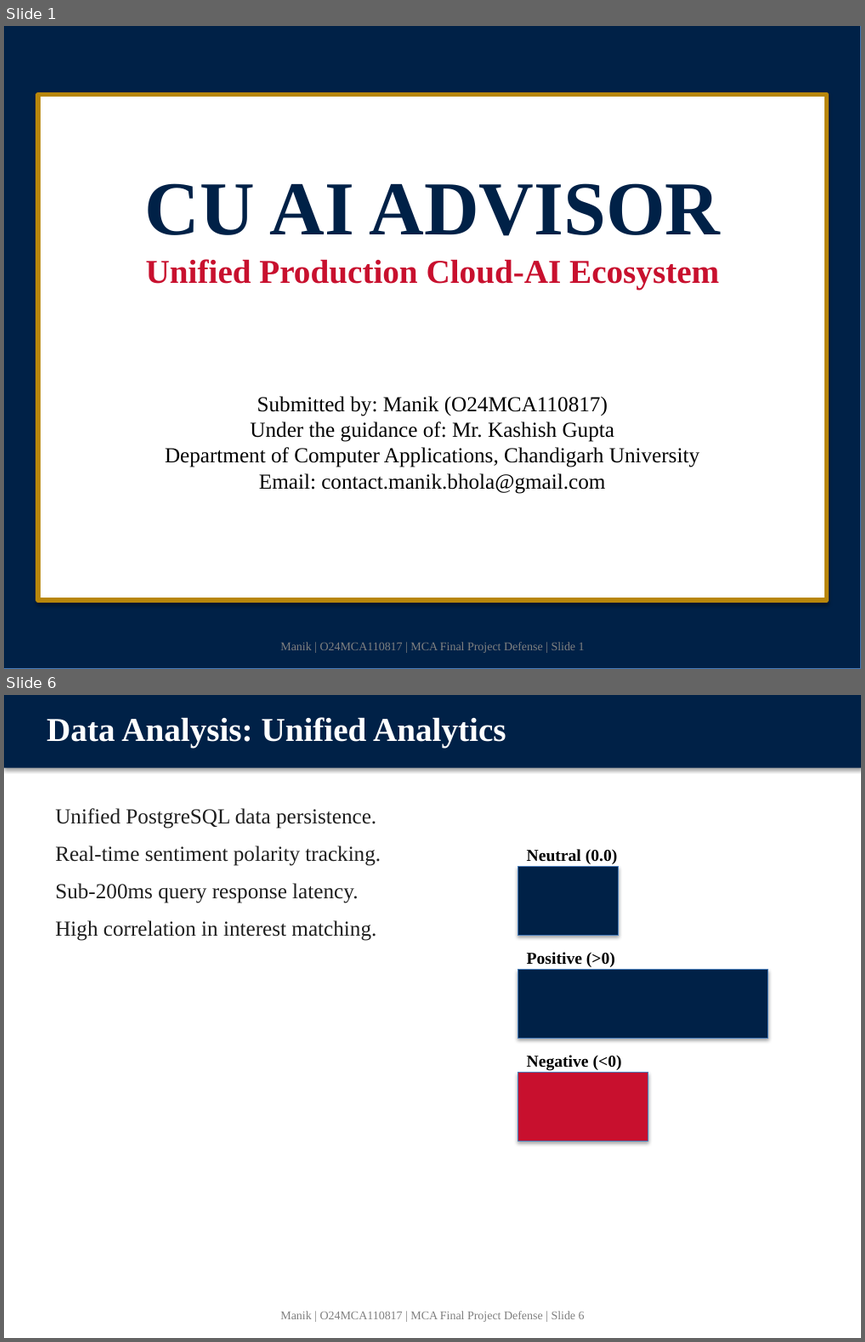
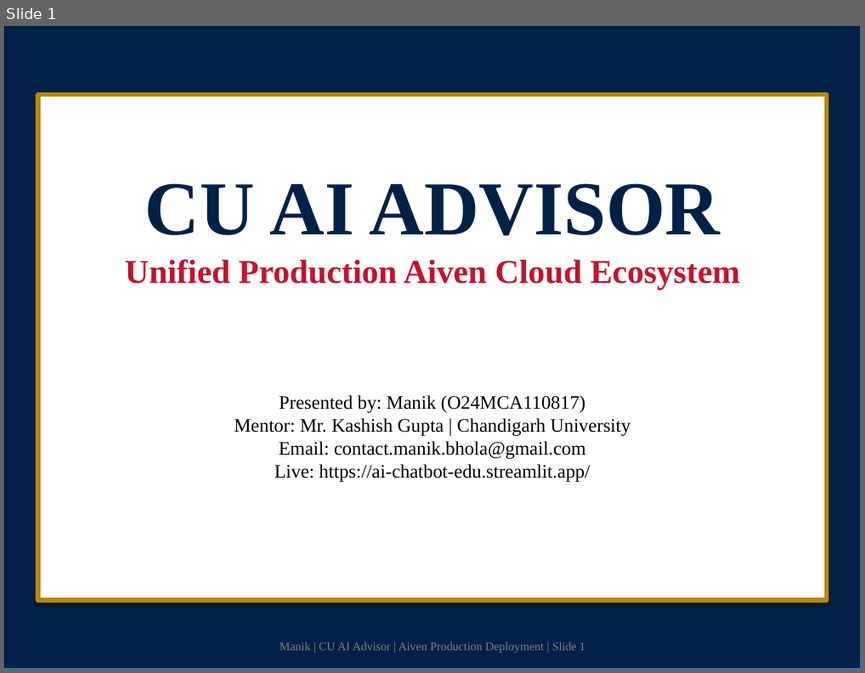
Before and after one commit to manikbholaji/ai-chatbot, a slide deck: CU_AI_Advisor_FINAL_MASTER.pptx. Shown one above the other, each under a label of ours: slides 1 and 6 before the commit, slide 1 after it; the slides between them are not shown. The pictures are 865x1342 and 865x673 pixels, drawn with LibreOffice and Linux fonts; fonts in the diff are those of the drawing. Boxes give left, top, right and bottom in pixels: in the first picture for what was removed or moved away, otherwise in the second. Text is boxed around its words. In the diff, an @@ line names an element or a change of style, - is before the commit and + after.

Commit message:
docs: finalize all deliverables with unified production architecture and Aiven cloud deployment details

```diff
--- a/CU_AI_Advisor_FINAL_MASTER.pptx
+++ b/CU_AI_Advisor_FINAL_MASTER.pptx
@@ slide 6 removed at bbox=[4, 695, 861, 1338], background #FFFFFF @@
@@ rectangle removed at bbox=[4, 695, 861, 768] @@
@@ text removed at bbox=[46, 717, 506, 747] @@
-Data Analysis: Unified Analytics
@@ text removed at bbox=[55, 808, 381, 941] @@
-Unified PostgreSQL data persistence.
-Real-time sentiment polarity tracking.
-Sub-200ms query response latency.
-High correlation in interest matching.
@@ rectangle removed at bbox=[518, 867, 619, 935] @@
@@ text removed at bbox=[527, 849, 618, 864] @@
-Neutral (0.0)
@@ rectangle removed at bbox=[518, 970, 768, 1038] @@
@@ text removed at bbox=[527, 952, 615, 967] @@
-Positive (>0)
@@ rectangle removed at bbox=[518, 1072, 648, 1140] @@
@@ text removed at bbox=[527, 1055, 622, 1071] @@
-Negative (<0)
@@ text removed at bbox=[280, 1310, 585, 1321] @@
-Manik | O24MCA110817 | MCA Final Project Defense | Slide 6
@@ slide 1 changed as well @@
@@ text at bbox=[125, 259, 740, 290]: text changed @@
-Unified Production Cloud-AI Ecosystem
+Unified Production Aiven Cloud Ecosystem
@@ text at bbox=[234, 395, 630, 482]: text changed; size 18 to 16 pt @@
-Submitted by: Manik (O24MCA110817)
-Under the guidance of: Mr. Kashish Gupta
-Department of Computer Applications, Chandigarh University
-Email: contact.manik.bhola@gmail.com
+Presented by: Manik (O24MCA110817)
+Mentor: Mr. Kashish Gupta | Chandigarh University
+Email: contact.manik.bhola@gmail.com
+Live: https://ai-chatbot-edu.streamlit.app/
@@ text at bbox=[279, 641, 585, 652]: text changed @@
-Manik | O24MCA110817 | MCA Final Project Defense | Slide 1
+Manik | CU AI Advisor | Aiven Production Deployment | Slide 1
```
Also in this commit, not shown: 1 other slide changed, 3 slides added, 8 other slides removed, 1 other file.
